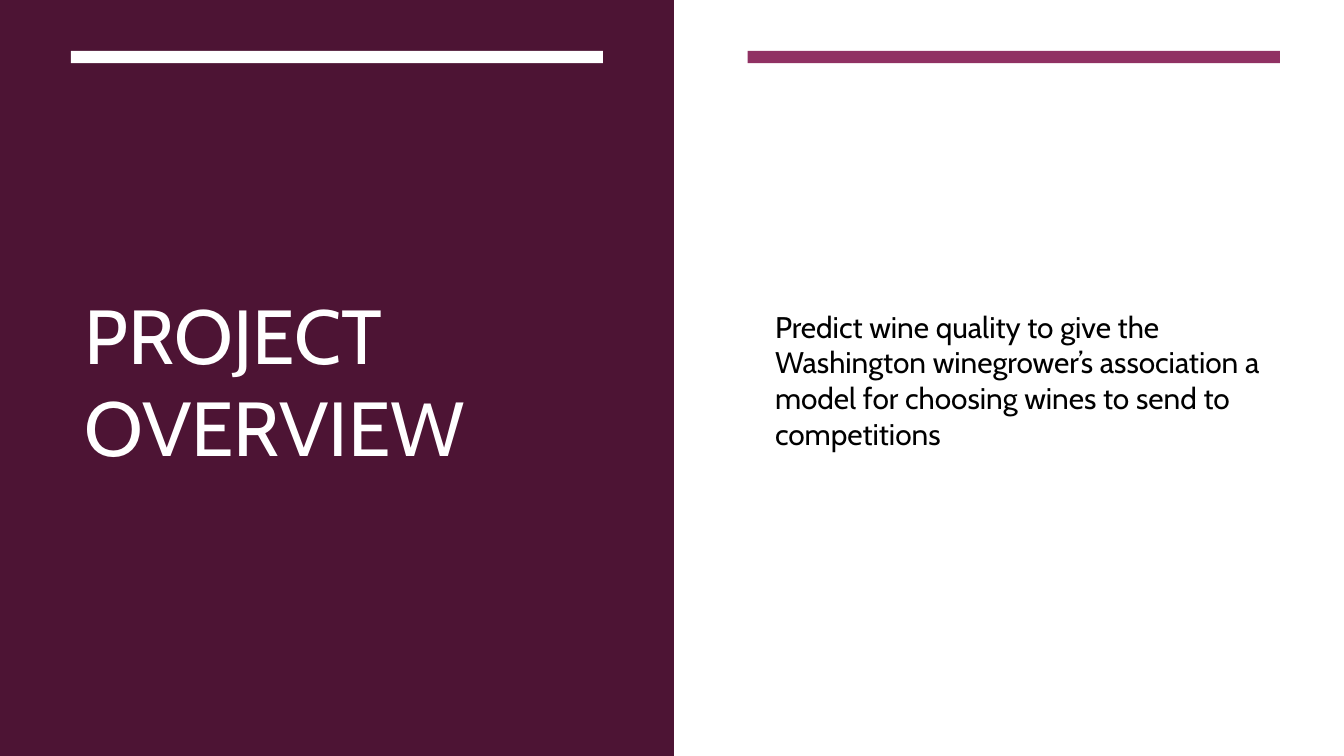
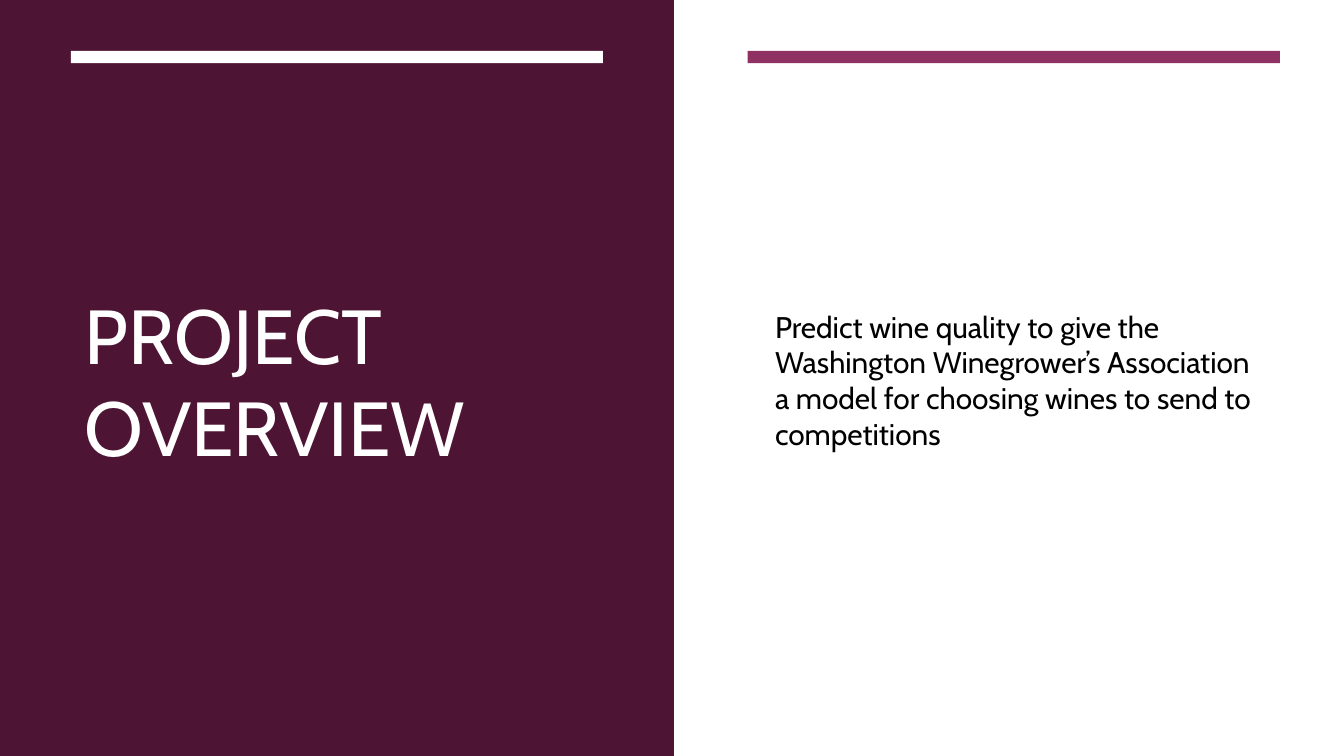
Before and after one commit to klsalcedo/red_wine_analysis, a slide deck: slide 2 of presentation.pptx. Drawn at 1344x756 pixels with LibreOffice and Linux fonts; fonts in the diff are those of the drawing. Boxes give left, top, right and bottom in pixels: in the first picture for what was removed or moved away, otherwise in the second. Text is boxed around its words. In the diff, an @@ line names an element or a change of style, - is before the commit and + after.

```diff
--- a/presentation.pptx
+++ b/presentation.pptx
@@ text at bbox=[775, 315, 1250, 452]: text changed @@
-Predict wine quality to give the Washington winegrower’s association a model for choosing wines to send to competitions
+Predict wine quality to give the Washington Winegrower’s Association a model for choosing wines to send to competitions
```
Also in this commit, not shown: 5 other slides changed, 2 slides removed.
